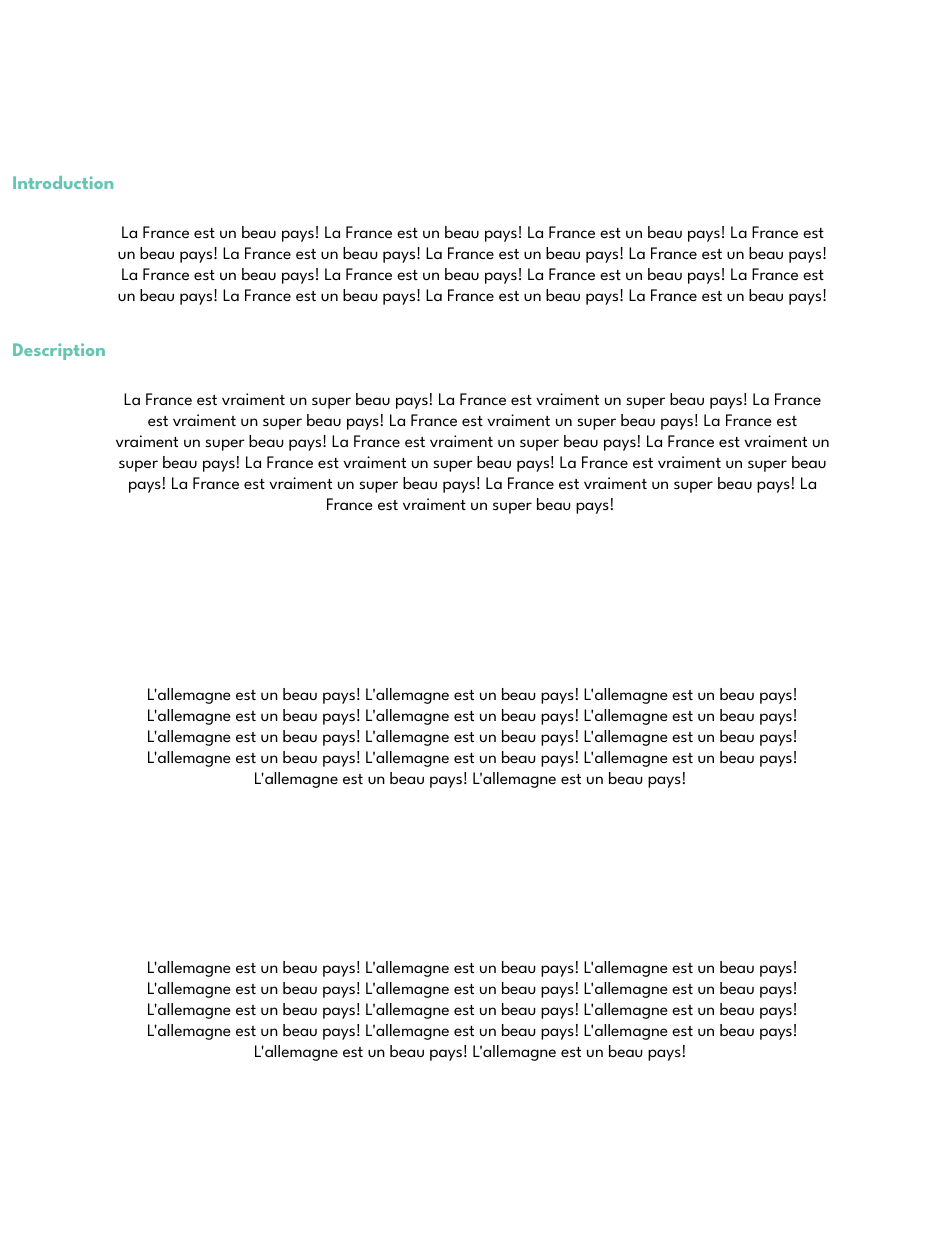
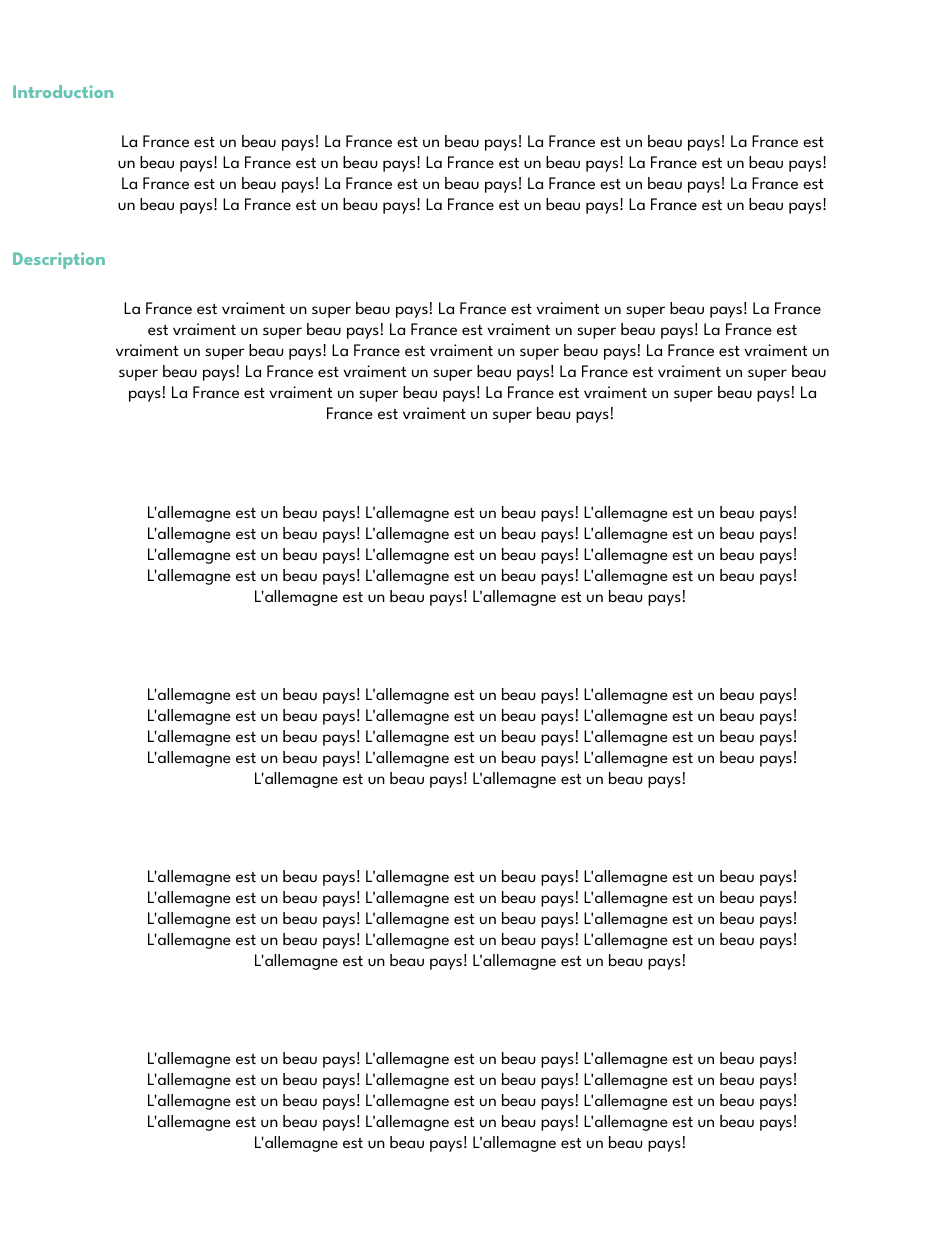
Before and after one commit to Msa360/pptx_template_cin, a slide deck: slide 2 of powerpoints/test.pptx. Drawn at 945x1260 pixels with LibreOffice and Linux fonts; fonts in the diff are those of the drawing; background and template pictures are left out. Boxes give left, top, right and bottom in pixels: in the first picture for what was removed or moved away, otherwise in the second. Text is boxed around its words. In the diff, an @@ line names an element or a change of style, - is before the commit and + after.

```diff
--- a/powerpoints/test.pptx
+++ b/powerpoints/test.pptx
@@ text added at box(147, 506, 798, 606), 10 pt, text #000000 @@
+L'allemagne est un beau pays! L'allemagne est un beau pays! L'allemagne est un beau pays!
+L'allemagne est un beau pays! L'allemagne est un beau pays! L'allemagne est un beau pays!
+L'allemagne est un beau pays! L'allemagne est un beau pays! L'allemagne est un beau pays!
+L'allemagne est un beau pays! L'allemagne est un beau pays! L'allemagne est un beau pays!
+L'allemagne est un beau pays! L'allemagne est un beau pays!
@@ 5 texts: place and size @@
-5 texts at box(12, 176, 830, 1061)
+5 texts at box(12, 85, 830, 970)
@@ text added at box(147, 1052, 798, 1152), 10 pt, text #000000 @@
+L'allemagne est un beau pays! L'allemagne est un beau pays! L'allemagne est un beau pays!
+L'allemagne est un beau pays! L'allemagne est un beau pays! L'allemagne est un beau pays!
+L'allemagne est un beau pays! L'allemagne est un beau pays! L'allemagne est un beau pays!
+L'allemagne est un beau pays! L'allemagne est un beau pays! L'allemagne est un beau pays!
+L'allemagne est un beau pays! L'allemagne est un beau pays!
```
Also in this commit, not shown: 1 slide removed, 2 other files.
